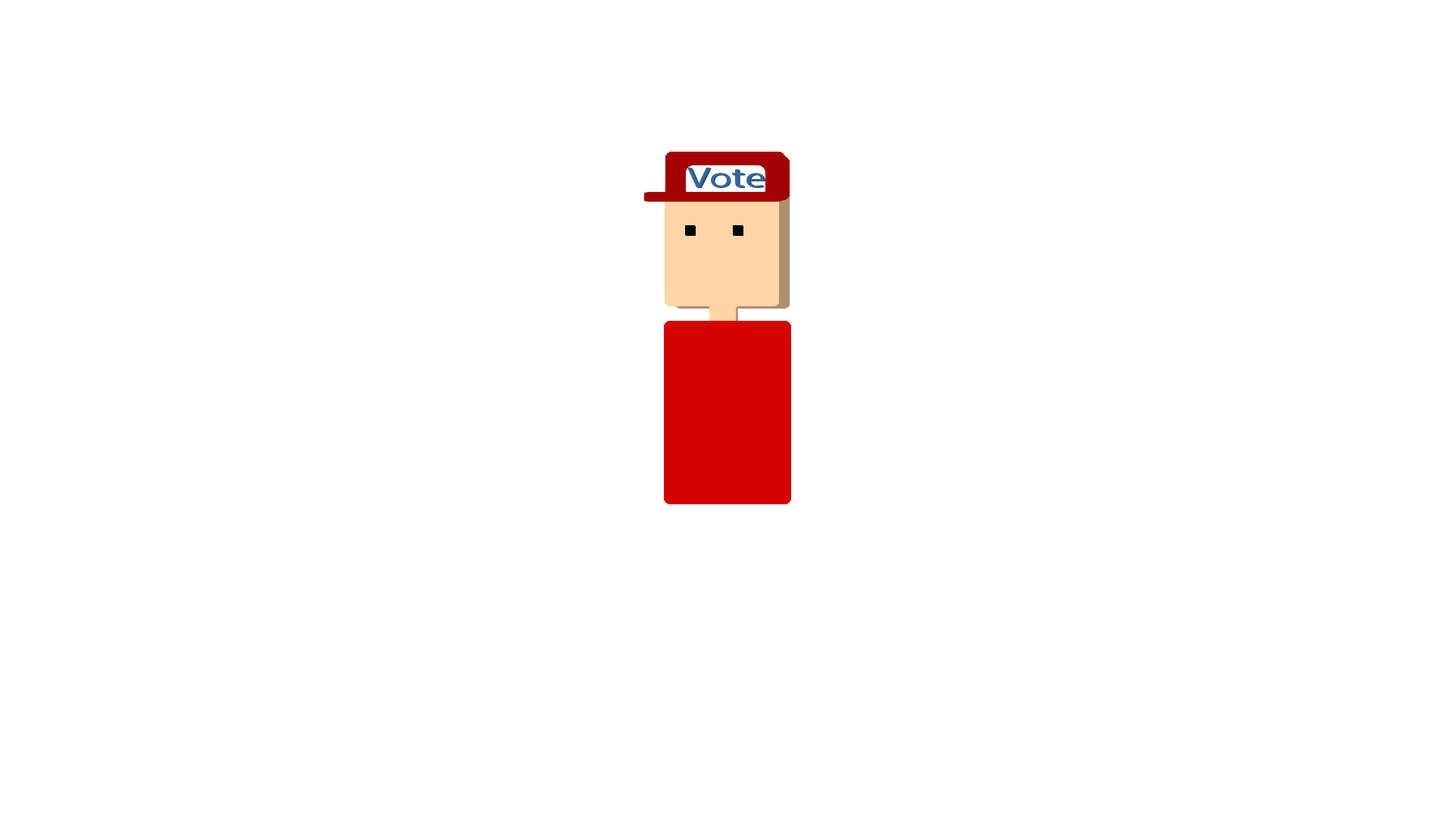
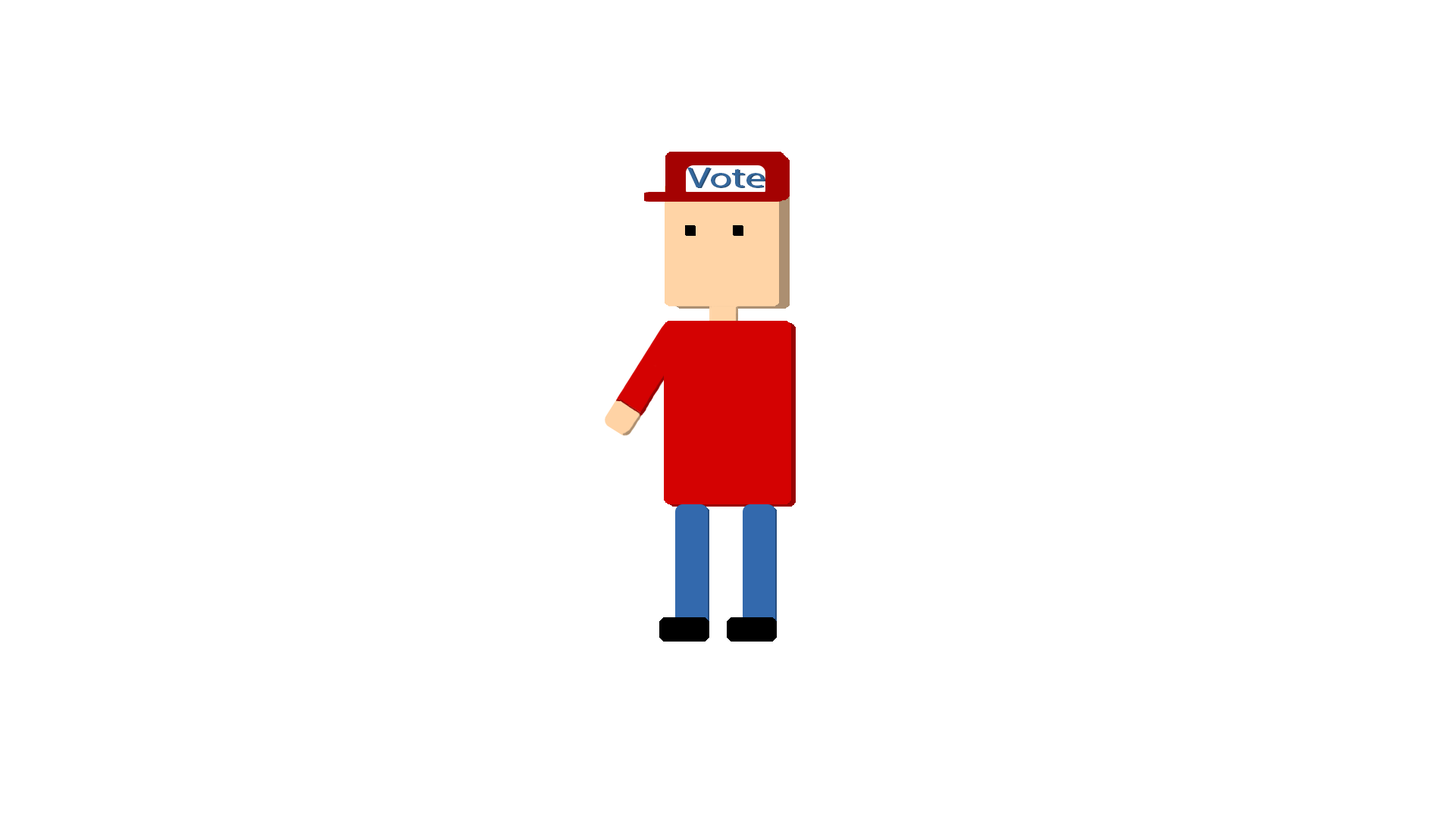
Layered file, before and after one edit (1455px x 819px). Changes by layer:
added layer "Rounded Rectangle 6" (1st of 2) above "Rounded Rectangle 6" over (x1=659, y1=616, x2=710, y2=642)
added layer "Rounded Rectangle 6" (2nd of 2) above "Rounded Rectangle 5" over (x1=660, y1=616, x2=777, y2=642)
added layer "Rounded Rectangle 5" (1st of 4) above "Rounded Rectangle 5" over (x1=742, y1=504, x2=776, y2=640)
added layer "Rounded Rectangle 5" (2nd of 4) above "Rounded Rectangle 5" over (x1=744, y1=505, x2=777, y2=642)
added layer "Rounded Rectangle 5" (3rd of 4) above "Rounded Rectangle 5" over (x1=675, y1=504, x2=708, y2=640)
added layer "Rounded Rectangle 5" (4th of 4) above "Rounded Rectangle 4" over (x1=676, y1=505, x2=777, y2=642)
added layer "Rounded Rectangle 4" (2nd of 2) above "Vote" over (x1=670, y1=322, x2=796, y2=507)
added layer "Rounded Rectangle 7" above "Rectangle 1" over (x1=604, y1=322, x2=666, y2=436)
painted on "Rounded Rectangle 1" (2nd of 3) over (x1=664, y1=303, x2=780, y2=307)
painted on "Rounded Rectangle 1" (3rd of 3) over (x1=676, y1=305, x2=790, y2=309)
